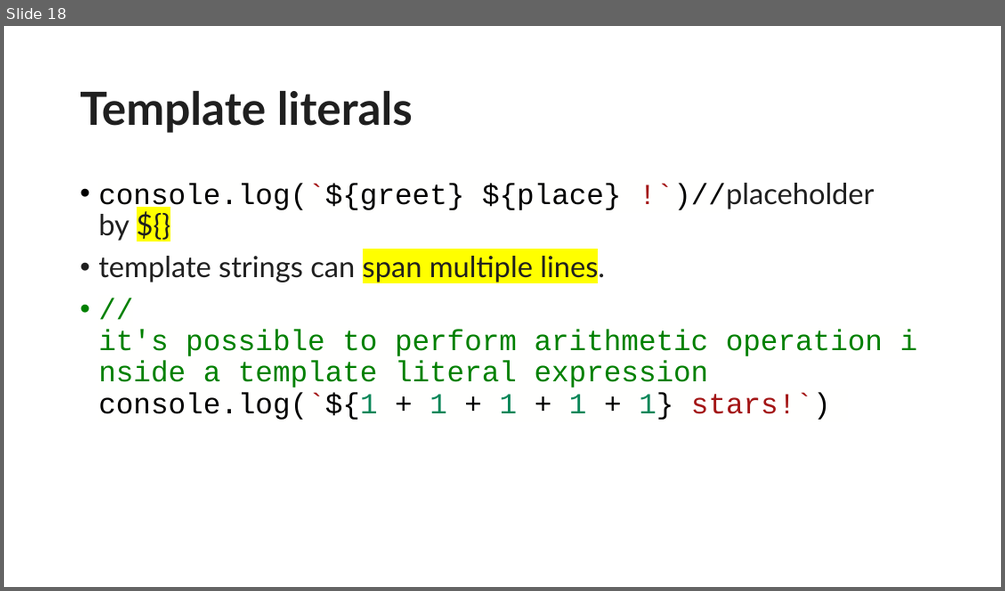
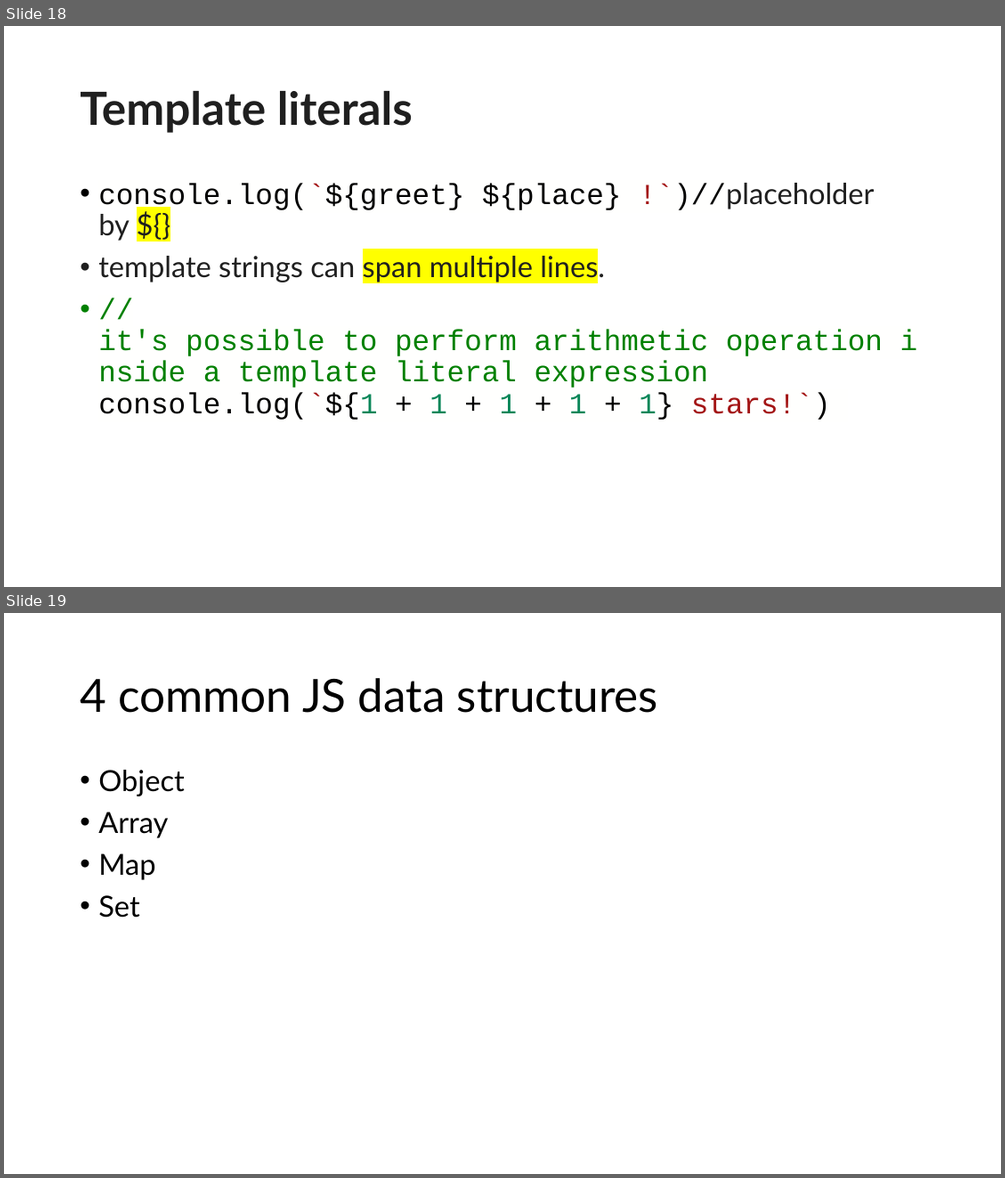
Before and after one commit to wujd0728/meta-frontend-coursera, a slide deck: introduction to JS/javascript basic.pptx. Shown one above the other, each under a label of ours: slide 18 before the commit, slides 18 and 19 after it. The pictures are 1005x591 and 1005x1178 pixels, drawn with LibreOffice and Linux fonts; fonts in the diff are those of the drawing. Boxes give left, top, right and bottom in pixels: in the first picture for what was removed or moved away, otherwise in the second. Text is boxed around its words. In the diff, an @@ line names an element or a change of style, - is before the commit and + after.

```diff
--- a/introduction to JS/javascript basic.pptx
+++ b/introduction to JS/javascript basic.pptx
@@ slide 19 added at (x1=4, y1=613, x2=1001, y2=1174), background #FFFFFF @@
@@ title added at (x1=80, y1=678, x2=658, y2=713), 44 pt, text #000000 @@
+4 common JS data structures
@@ text added at (x1=98, y1=770, x2=184, y2=917), 28 pt, text #000000 @@
+• Object
+• Array
+• Map
+• Set
```
Also in this commit, not shown: 16 other slides added.
